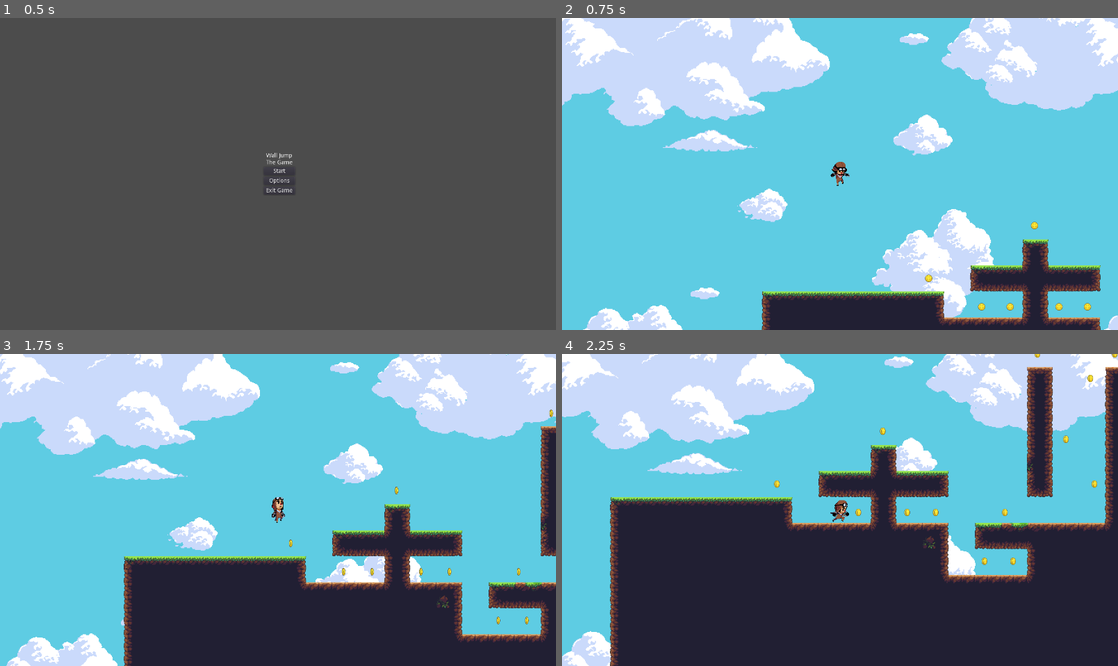
Above: before the commit, frames 1-4 (two rows, left to right).
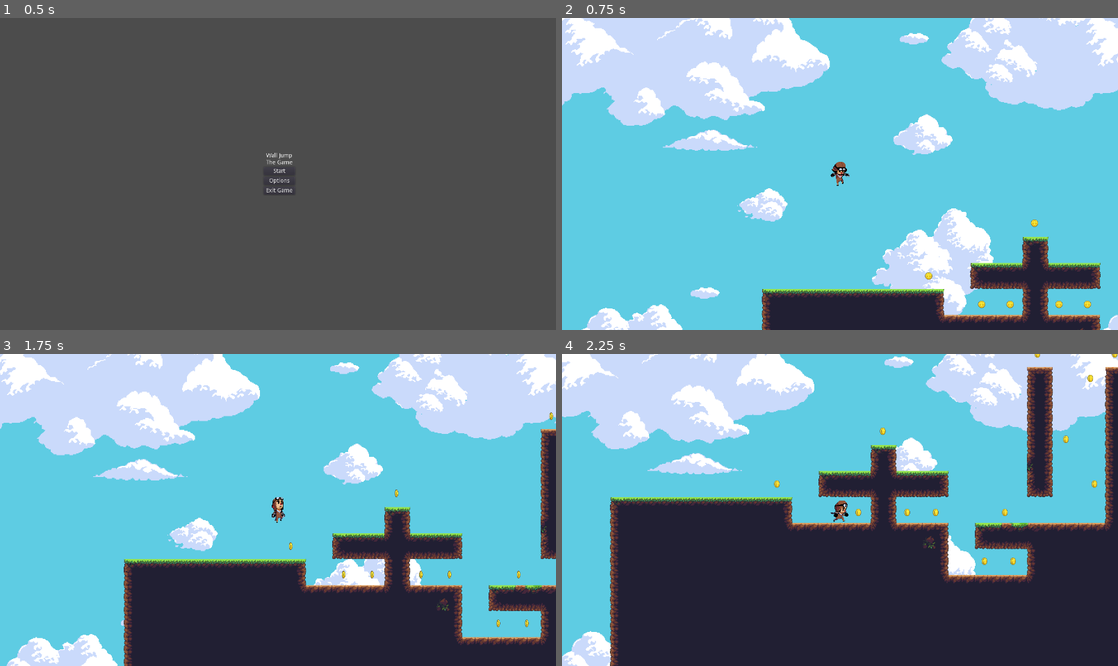
Above: after the commit, the same moments.

Repository: userinfamous/Game_Development
Game: Godot game, scene res://Scenes/Start_Menu.tscn
The game is run twice, just before and just after one commit, with the same random seed, the same clock (stepped at 60 frames per second) and the same inputs. Sound files missing from this copy of the repository are replaced by a short silence.
Inputs:
- Up to frame 1 (0.5 s): no input
- Up to frame 2 (0.75 s): click "Start" at 0.5 s
- Up to frame 3 (1.75 s): hold Right (ui_right) from 1.28 s (still down); tap W (ui_up) at 1.52 s
- Up to frame 4 (2.25 s): keep holding Right (ui_right)

Frame 1 is identical in both runs. In frame 2, 4.6% of the frame differs, in the area x 0-100%, y 0-100%; in frame 3, 6.4%; in frame 4, less than 0.1%.

Commit message:
landing sounds

Diff:
--- a/Objects_Scenes/Player.tscn
+++ b/Objects_Scenes/Player.tscn
@@ -1,71 +1,72 @@
-[gd_scene load_steps=39 format=2]
+[gd_scene load_steps=40 format=2]
 
 [ext_resource path="res://Scripts/KinematicBody2D.gd" type="Script" id=1]
-[ext_resource path="res://Player/Idle/spr_m_traveler_idle_anim-1.png" type="Texture" id=2]
-[ext_resource path="res://Player/Idle/spr_m_traveler_idle_anim-2.png" type="Texture" id=3]
-[ext_resource path="res://Player/Idle/spr_m_traveler_idle_anim-3.png" type="Texture" id=4]
-[ext_resource path="res://Player/Idle/spr_m_traveler_idle_anim-4.png" type="Texture" id=5]
-[ext_resource path="res://Player/Idle/spr_m_traveler_idle_anim-5.png" type="Texture" id=6]
-[ext_resource path="res://Player/Idle/spr_m_traveler_idle_anim-6.png" type="Texture" id=7]
-[ext_resource path="res://Player/Idle/spr_m_traveler_idle_anim-7.png" type="Texture" id=8]
-[ext_resource path="res://Player/Jumping/spr_m_traveler_jump_complete_anim-2.png" type="Texture" id=9]
-[ext_resource path="res://Player/Jumping/spr_m_traveler_jump_complete_anim-3.png" type="Texture" id=10]
-[ext_resource path="res://Player/Jumping/spr_m_traveler_jump_complete_anim-4.png" type="Texture" id=11]
-[ext_resource path="res://Player/Jumping/spr_m_traveler_jump_complete_anim-5.png" type="Texture" id=12]
-[ext_resource path="res://Player/Jumping/spr_m_traveler_jump_complete_anim-6.png" type="Texture" id=13]
-[ext_resource path="res://Player/Jumping/spr_m_traveler_jump_complete_anim-7.png" type="Texture" id=14]
-[ext_resource path="res://Player/Jumping/spr_m_traveler_jump_complete_anim-8.png" type="Texture" id=15]
-[ext_resource path="res://Player/Jumping/spr_m_traveler_jump_complete_anim-9.png" type="Texture" id=16]
-[ext_resource path="res://Player/Running/spr_m_traveler_run_anim-0.png" type="Texture" id=17]
-[ext_resource path="res://Player/Running/spr_m_traveler_run_anim-1.png" type="Texture" id=18]
-[ext_resource path="res://Player/Running/spr_m_traveler_run_anim-2.png" type="Texture" id=19]
-[ext_resource path="res://Player/Running/spr_m_traveler_run_anim-3.png" type="Texture" id=20]
-[ext_resource path="res://Player/Running/spr_m_traveler_run_anim-4.png" type="Texture" id=21]
-[ext_resource path="res://Player/Running/spr_m_traveler_run_anim-5.png" type="Texture" id=22]
-[ext_resource path="res://Player/Jumping/spr_m_traveler_jump_complete_anim-0.png" type="Texture" id=23]
-[ext_resource path="res://Player/Jumping/spr_m_traveler_jump_complete_anim-1.png" type="Texture" id=24]
-[ext_resource path="res://Player/Jumping/spr_m_traveler_jump_complete_anim-10.png" type="Texture" id=25]
-[ext_resource path="res://Player/Jumping/spr_m_traveler_jump_complete_anim-11.png" type="Texture" id=26]
-[ext_resource path="res://Player/Jumping/spr_m_traveler_jump_complete_anim-12.png" type="Texture" id=27]
-[ext_resource path="res://Player/Jumping/spr_m_traveler_jump_complete_anim-13.png" type="Texture" id=28]
-[ext_resource path="res://Player/Jumping/spr_m_traveler_jump_complete_anim-14.png" type="Texture" id=29]
-[ext_resource path="res://Player/Jumping/spr_m_traveler_jump_complete_anim-15.png" type="Texture" id=30]
-[ext_resource path="res://Player/Jumping/spr_m_traveler_jump_complete_anim-16.png" type="Texture" id=31]
-[ext_resource path="res://Player/Jumping/spr_m_traveler_jump_complete_anim-17.png" type="Texture" id=32]
-[ext_resource path="res://Player/Jumping/spr_m_traveler_jump_complete_anim-18.png" type="Texture" id=33]
-[ext_resource path="res://Player/Jumping/spr_m_traveler_jump_complete_anim-19.png" type="Texture" id=34]
-[ext_resource path="res://Background_Sprites/Sky.png" type="Texture" id=35]
-[ext_resource path="res://Music/Epic Prince.wav" type="AudioStream" id=36]
+[ext_resource path="res://Music/Epic Prince.wav" type="AudioStream" id=2]
+[ext_resource path="res://Sound_Effects/Player/landing.wav" type="AudioStream" id=3]
+[ext_resource path="res://Player/Idle/spr_m_traveler_idle_anim-1.png" type="Texture" id=4]
+[ext_resource path="res://Player/Idle/spr_m_traveler_idle_anim-2.png" type="Texture" id=5]
+[ext_resource path="res://Player/Idle/spr_m_traveler_idle_anim-3.png" type="Texture" id=6]
+[ext_resource path="res://Player/Idle/spr_m_traveler_idle_anim-4.png" type="Texture" id=7]
+[ext_resource path="res://Player/Idle/spr_m_traveler_idle_anim-5.png" type="Texture" id=8]
+[ext_resource path="res://Player/Idle/spr_m_traveler_idle_anim-6.png" type="Texture" id=9]
+[ext_resource path="res://Player/Idle/spr_m_traveler_idle_anim-7.png" type="Texture" id=10]
+[ext_resource path="res://Player/Jumping/spr_m_traveler_jump_complete_anim-10.png" type="Texture" id=11]
+[ext_resource path="res://Player/Running/spr_m_traveler_run_anim-0.png" type="Texture" id=12]
+[ext_resource path="res://Player/Running/spr_m_traveler_run_anim-1.png" type="Texture" id=13]
+[ext_resource path="res://Player/Running/spr_m_traveler_run_anim-2.png" type="Texture" id=14]
+[ext_resource path="res://Player/Running/spr_m_traveler_run_anim-3.png" type="Texture" id=15]
+[ext_resource path="res://Player/Running/spr_m_traveler_run_anim-4.png" type="Texture" id=16]
+[ext_resource path="res://Player/Running/spr_m_traveler_run_anim-5.png" type="Texture" id=17]
+[ext_resource path="res://Player/Jumping/spr_m_traveler_jump_complete_anim-2.png" type="Texture" id=18]
+[ext_resource path="res://Player/Jumping/spr_m_traveler_jump_complete_anim-3.png" type="Texture" id=19]
+[ext_resource path="res://Player/Jumping/spr_m_traveler_jump_complete_anim-4.png" type="Texture" id=20]
+[ext_resource path="res://Player/Jumping/spr_m_traveler_jump_complete_anim-5.png" type="Texture" id=21]
+[ext_resource path="res://Player/Jumping/spr_m_traveler_jump_complete_anim-6.png" type="Texture" id=22]
+[ext_resource path="res://Player/Jumping/spr_m_traveler_jump_complete_anim-7.png" type="Texture" id=23]
+[ext_resource path="res://Player/Jumping/spr_m_traveler_jump_complete_anim-8.png" type="Texture" id=24]
+[ext_resource path="res://Player/Jumping/spr_m_traveler_jump_complete_anim-9.png" type="Texture" id=25]
+[ext_resource path="res://Player/Jumping/spr_m_traveler_jump_complete_anim-0.png" type="Texture" id=26]
+[ext_resource path="res://Player/Jumping/spr_m_traveler_jump_complete_anim-1.png" type="Texture" id=27]
+[ext_resource path="res://Player/Jumping/spr_m_traveler_jump_complete_anim-11.png" type="Texture" id=28]
+[ext_resource path="res://Player/Jumping/spr_m_traveler_jump_complete_anim-12.png" type="Texture" id=29]
+[ext_resource path="res://Player/Jumping/spr_m_traveler_jump_complete_anim-13.png" type="Texture" id=30]
+[ext_resource path="res://Player/Jumping/spr_m_traveler_jump_complete_anim-14.png" type="Texture" id=31]
+[ext_resource path="res://Player/Jumping/spr_m_traveler_jump_complete_anim-15.png" type="Texture" id=32]
+[ext_resource path="res://Player/Jumping/spr_m_traveler_jump_complete_anim-16.png" type="Texture" id=33]
+[ext_resource path="res://Player/Jumping/spr_m_traveler_jump_complete_anim-17.png" type="Texture" id=34]
+[ext_resource path="res://Player/Jumping/spr_m_traveler_jump_complete_anim-18.png" type="Texture" id=35]
+[ext_resource path="res://Player/Jumping/spr_m_traveler_jump_complete_anim-19.png" type="Texture" id=36]
+[ext_resource path="res://Background_Sprites/Sky.png" type="Texture" id=37]
 
 [sub_resource type="SpriteFrames" id=1]
 
 animations = [ {
-"frames": [ ExtResource( 2 ), ExtResource( 3 ), ExtResource( 4 ), ExtResource( 5 ), ExtResource( 6 ), ExtResource( 7 ), ExtResource( 8 ) ],
+"frames": [ ExtResource( 4 ), ExtResource( 5 ), ExtResource( 6 ), ExtResource( 7 ), ExtResource( 8 ), ExtResource( 9 ), ExtResource( 10 ) ],
 "loop": true,
 "name": "Idle",
 "speed": 7.0
 }, {
-"frames": [ ExtResource( 9 ), ExtResource( 10 ), ExtResource( 11 ), ExtResource( 12 ), ExtResource( 13 ), ExtResource( 14 ), ExtResource( 15 ), ExtResource( 16 ) ],
-"loop": true,
-"name": "Jump-up",
-"speed": 5.0
-}, {
-"frames": [ ExtResource( 17 ), ExtResource( 18 ), ExtResource( 19 ), ExtResource( 20 ), ExtResource( 21 ), ExtResource( 22 ) ],
+"frames": [ ExtResource( 11 ) ],
+"loop": true,
+"name": "Jump-mid",
+"speed": 5.0
+}, {
+"frames": [ ExtResource( 12 ), ExtResource( 13 ), ExtResource( 14 ), ExtResource( 15 ), ExtResource( 16 ), ExtResource( 17 ) ],
 "loop": true,
 "name": "Running",
 "speed": 10.0
 }, {
-"frames": [ ExtResource( 23 ), ExtResource( 24 ) ],
+"frames": [ ExtResource( 18 ), ExtResource( 19 ), ExtResource( 20 ), ExtResource( 21 ), ExtResource( 22 ), ExtResource( 23 ), ExtResource( 24 ), ExtResource( 25 ) ],
+"loop": true,
+"name": "Jump-up",
+"speed": 5.0
+}, {
+"frames": [ ExtResource( 26 ), ExtResource( 27 ) ],
 "loop": true,
 "name": "Pre-Jump",
 "speed": 5.0
 }, {
-"frames": [ ExtResource( 25 ) ],
-"loop": true,
-"name": "Jump-mid",
-"speed": 5.0
-}, {
-"frames": [ ExtResource( 26 ), ExtResource( 27 ), ExtResource( 28 ), ExtResource( 29 ), ExtResource( 30 ), ExtResource( 31 ), ExtResource( 32 ), ExtResource( 33 ), ExtResource( 34 ) ],
+"frames": [ ExtResource( 28 ), ExtResource( 29 ), ExtResource( 30 ), ExtResource( 31 ), ExtResource( 32 ), ExtResource( 33 ), ExtResource( 34 ), ExtResource( 35 ), ExtResource( 36 ) ],
 "loop": true,
 "name": "Jump-down",
 "speed": 5.0
@@ -86,22 +87,44 @@
 script = ExtResource( 1 )
 _sections_unfolded = [ "Transform" ]
 
-[node name="Player_Sprite" type="AnimatedSprite" parent="." index="0"]
+[node name="sound" type="Node" parent="." index="0"]
+
+[node name="background_music" type="AudioStreamPlayer2D" parent="sound" index="0"]
+
+stream = ExtResource( 2 )
+volume_db = 1.0
+autoplay = true
+max_distance = 2000.0
+attenuation = 1.0
+bus = "Master"
+area_mask = 1
+
+[node name="landing" type="AudioStreamPlayer2D" parent="sound" index="1"]
+
+stream = ExtResource( 3 )
+volume_db = -3.0
+autoplay = false
+max_distance = 29648.0
+attenuation = 1.0
+bus = "Master"
+area_mask = 1
+
+[node name="Player_Sprite" type="AnimatedSprite" parent="." index="1"]
 
 frames = SubResource( 1 )
 animation = "Idle"
-frame = 3
+frame = 2
 playing = true
 _sections_unfolded = [ "Transform" ]
 
-[node name="CollisionShape2D" type="CollisionShape2D" parent="." index="1"]
+[node name="CollisionShape2D" type="CollisionShape2D" parent="." index="2"]
 
 visible = false
 position = Vector2( 0.429199, 3.43422 )
 shape = SubResource( 2 )
 _sections_unfolded = [ "Transform" ]
 
-[node name="wallRight_signal" type="RayCast2D" parent="." index="2"]
+[node name="wallRight_signal" type="RayCast2D" parent="." index="3"]
 
 position = Vector2( 0, 15 )
 rotation = -1.5708
@@ -111,7 +134,7 @@
 collision_mask = 1
 _sections_unfolded = [ "Pause", "Transform" ]
 
-[node name="wallLeft_signal" type="RayCast2D" parent="." index="3"]
+[node name="wallLeft_signal" type="RayCast2D" parent="." index="4"]
 
 position = Vector2( 0, 15 )
 rotation = 1.5708
@@ -121,7 +144,7 @@
 collision_mask = 1
 _sections_unfolded = [ "Pause", "Transform" ]
 
-[node name="Camera2D" type="Camera2D" parent="." index="4"]
+[node name="Camera2D" type="Camera2D" parent="." index="5"]
 
 editor/display_folded = true
 rotation = -1.5708
@@ -174,16 +197,6 @@
 [node name="Sky" type="Sprite" parent="Camera2D/ParallaxBackground/ParallaxLayer" index="0"]
 
 scale = Vector2( 2, 2 )
-texture = ExtResource( 35 )
+texture = ExtResource( 37 )
 centered = false
 _sections_unfolded = [ "Transform" ]
-
-[node name="background_music" type="AudioStreamPlayer2D" parent="." index="5"]
-
-stream = ExtResource( 36 )
-volume_db = 1.0
-autoplay = true
-max_distance = 2000.0
-attenuation = 1.0
-bus = "Master"
-area_mask = 1
--- a/Scenes/Start_Menu.tscn
+++ b/Scenes/Start_Menu.tscn
@@ -2,7 +2,7 @@
 
 [ext_resource path="res://Scripts/Start_Menu.gd" type="Script" id=1]
 
-[node name="Control" type="Control" index="0"]
+[node name="Control" type="Control"]
 
 anchor_left = 0.0
 anchor_top = 0.0
--- a/Scripts/KinematicBody2D.gd
+++ b/Scripts/KinematicBody2D.gd
@@ -9,15 +9,20 @@
 var wall_jump = false
 var can_play = true
 var fullscreen_mode = false
+var play_once = false
 #access sprite
 onready var sprite = get_node("Player_Sprite")
 onready var wallLeft_signal = get_node("wallLeft_signal")
 onready var wallRight_signal = get_node("wallRight_signal")
+
+#walking sound
+onready var landing_sound = get_node("sound/landing")
+
 #initialize constant variable (fixed)
 const JUMPSPEED = 850
 const ACCELERATION = 50
 const FRICTION = 40
-const AIR_RESISTANCE = 20
+const AIR_RESISTANCE = 10
 const MAX_SPEED = 500
 const NORMAL_FORCE = Vector2(0,-1)
 const GRAVITY = 50
@@ -76,8 +81,6 @@
 	#jumping down
 	if not is_on_floor() and vel.y > 0:
 		sprite.animation = "Jump-down"
-		#This adds some air drag. Fixes the issue with dropping too fast
-		vspd -= AIR_RESISTANCE
 	#jumping up
 	elif vel.y < 0:
 		sprite.animation = "Jump-up"
@@ -100,7 +103,16 @@
 	#don't want the player to constantly accelerate even on floor
 	if not is_on_floor():
 		vspd += GRAVITY
+		#This adds some air drag. Fixes the issue with dropping too fast
+		vspd -= AIR_RESISTANCE
+
+		#flag
+		play_once = false
 	else:
+		if !landing_sound.playing and play_once == false:
+			landing_sound.play()
+			play_once = true
+
 		wall_jump = false
 		can_play = true
 
Not shown, added: Sound_Effects/Player/landing.wav.import
Empty file removed: background_music.gd
Not shown, added: Sound_Effects/Player/landing.wav
Not shown, added: Sound_Effects/Player/walking.flac
